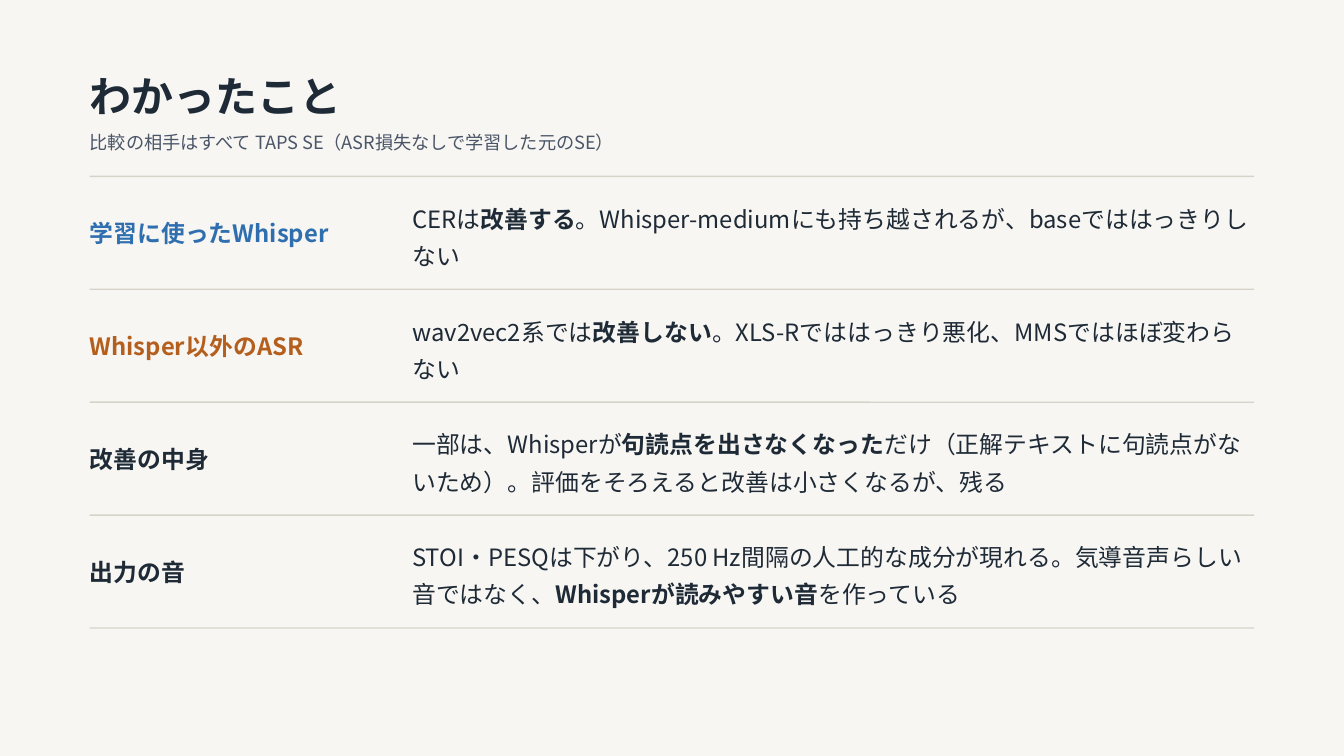
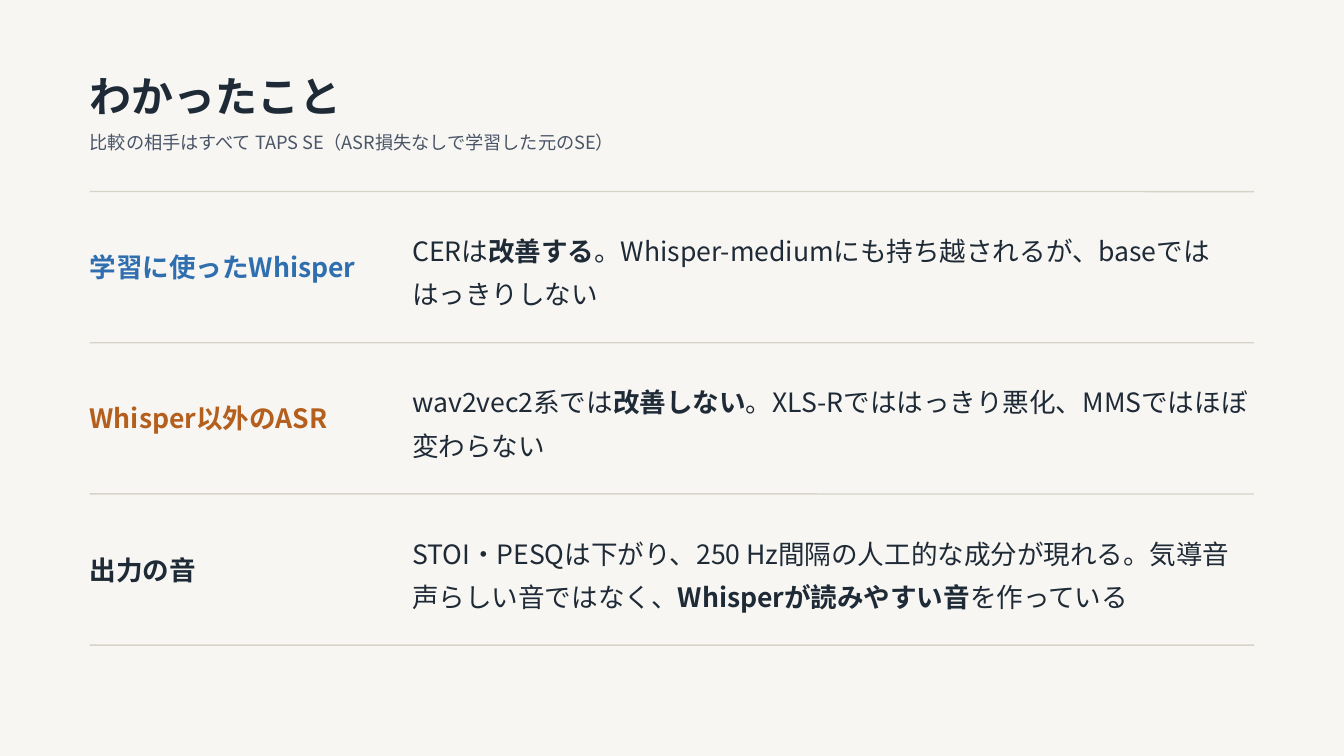
Before and after one commit to kasugayuji0716-art/bone-conduction-research, a slide deck: slide 4 of results/progress_slides_2026-09.pptx. Drawn at 1344x756 pixels with LibreOffice and Linux fonts; fonts in the diff are those of the drawing. Boxes give left, top, right and bottom in pixels: in the first picture for what was removed or moved away, otherwise in the second. Text is boxed around its words. In the diff, an @@ line names an element or a change of style, - is before the commit and + after.

```diff
--- a/results/progress_slides_2026-09.pptx
+++ b/results/progress_slides_2026-09.pptx
@@ text "学習に使ったWhisper": place and size @@
-text "学習に使ったWhisper" at (90,222,329,247)
+text "学習に使ったWhisper" at (90,254,356,283)
@@ line moved from (90, 176) - (1254, 176) to (90, 192) - (1254, 192) @@
@@ text "CERは改善する。Whisper-mediumにも持ち越されるが、baseでははっきりしない": place and size @@
-text "CERは改善する。Whisper-mediumにも持ち越されるが、baseでははっきりしない" at (412,208,1248,233)
+text "CERは改善する。Whisper-mediumにも持ち越されるが、baseでははっきりしない" at (412,238,1210,267)
@@ text "Whisper以外のASR": place and size @@
-text "Whisper以外のASR" at (90,334,304,360)
+text "Whisper以外のASR" at (90,405,328,434)
@@ line moved from (90, 289) - (1254, 289) to (90, 343) - (1254, 343) @@
@@ text "wav2vec2系では改善しない。XLS-Rでははっきり悪化、MMSではほぼ変わらない": place and size @@
-text "wav2vec2系では改善しない。XLS-Rでははっきり悪化、MMSではほぼ変わらない" at (412,321,1234,343)
+text "wav2vec2系では改善しない。XLS-Rでははっきり悪化、MMSではほぼ変わらない" at (412,389,1247,415)
@@ text removed at (90,447,209,470) @@
-改善の中身
@@ text removed at (412,432,1241,493) @@
-一部は、Whisperが句読点を出さなくなっただけ（正解テキストに句読点がないため）。評価をそろえると改善は小さくなるが、残る
@@ size 17 to 19 pt in 3 elements at (90,254,356,283), (90,405,328,434), (90,557,196,583) @@
@@ line moved from (90, 402) - (1254, 402) to (90, 494) - (1254, 494) @@
@@ size 17 to 19 pt; line spacing 1.3 to 1.35 in 3 elements at (412,238,1210,267), (412,389,1247,415), (412,541,1229,613) @@
@@ line removed from (90, 628) to (1254, 628) @@
@@ line moved from (90, 515) - (1254, 515) to (90, 645) - (1254, 645) @@
```
Also in this commit, not shown: 2 other slides changed, 1 other file.
